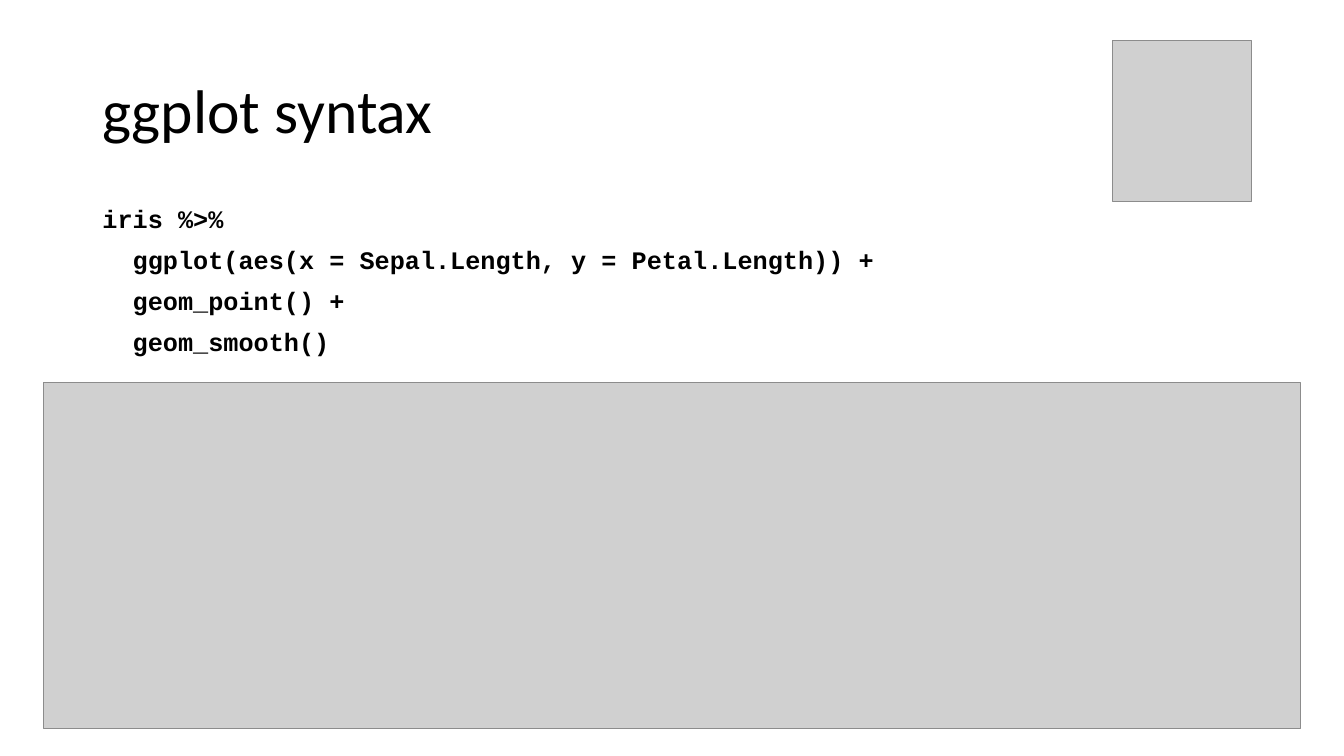
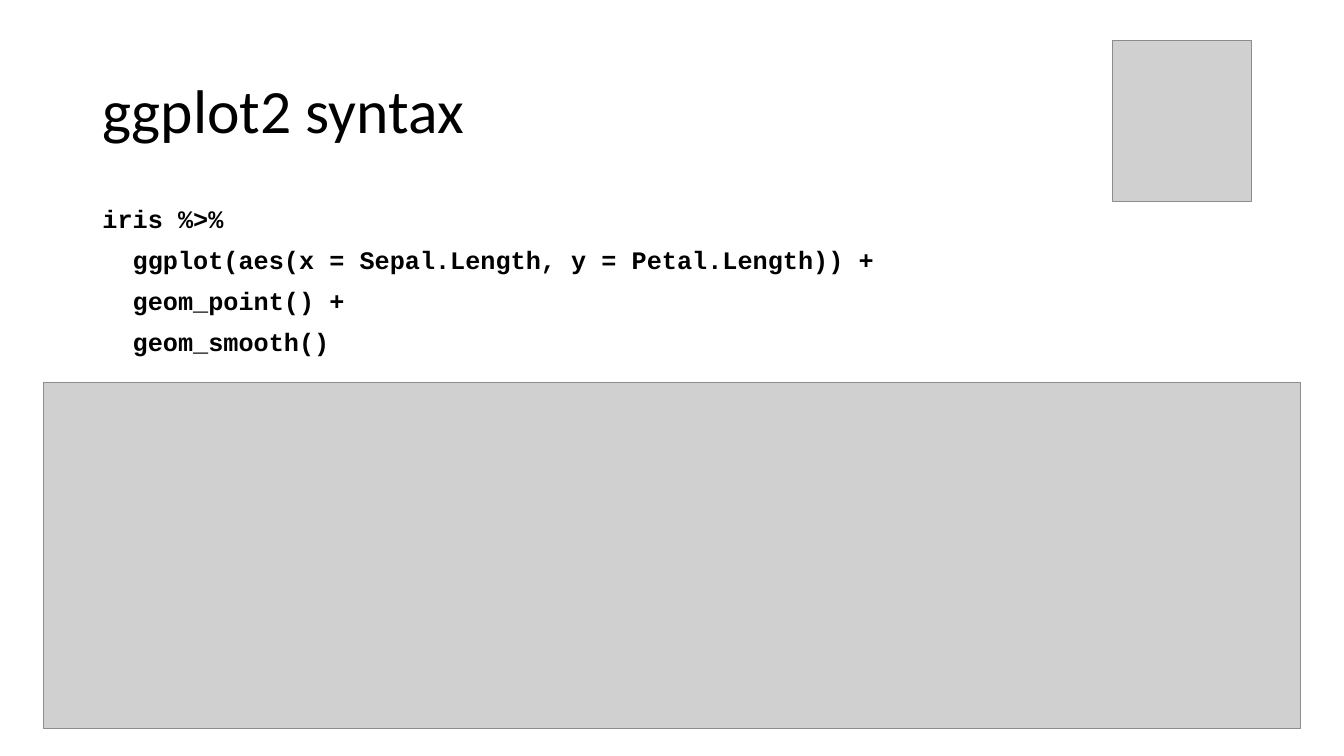
Before and after one commit to PsyTeachR/hack-your-data, a slide deck: slide 12 of files/quant-data-vis/Quantitative_Data_Visualisation.pptx. Drawn at 1344x756 pixels with LibreOffice and Linux fonts; fonts in the diff are those of the drawing; grey boxes stand for pictures; background and template pictures are left out. Boxes give left, top, right and bottom in pixels: in the first picture for what was removed or moved away, otherwise in the second. Text is boxed around its words. In the diff, an @@ line names an element or a change of style, - is before the commit and + after.

Commit message:
fix typos

```diff
--- a/files/quant-data-vis/Quantitative_Data_Visualisation.pptx
+++ b/files/quant-data-vis/Quantitative_Data_Visualisation.pptx
@@ title at bbox=[102, 90, 464, 144]: text changed @@
-ggplot syntax
+ggplot2 syntax
```
Also in this commit, not shown: 1 other slide changed.
